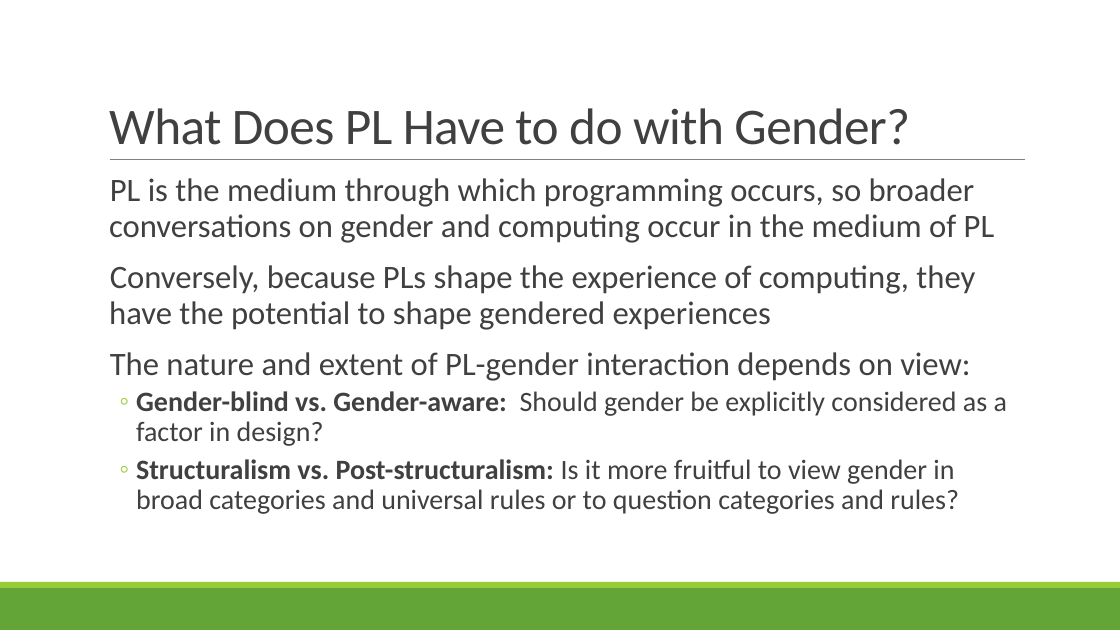
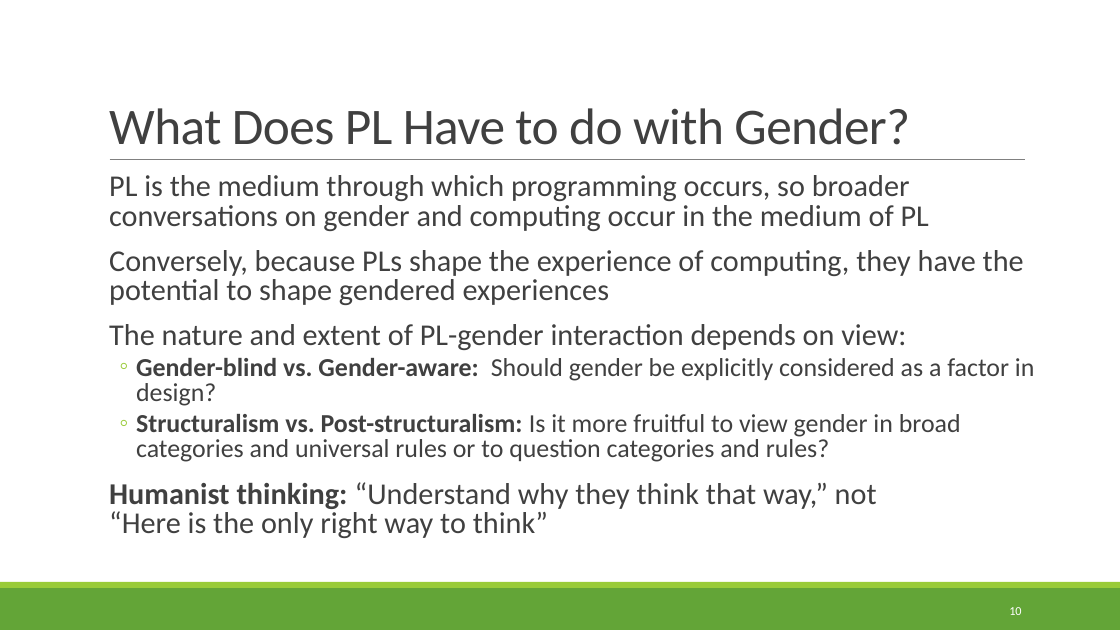
Before and after one commit to rbohrer/pl-course, a slide deck: slide 10 of LectureSlides/10GenderDisability.pptx (slide 8 before the commit). Drawn at 1120x630 pixels with LibreOffice and Linux fonts; fonts in the diff are those of the drawing. Boxes give left, top, right and bottom in pixels: in the first picture for what was removed or moved away, otherwise in the second. Text is boxed around its words. In the diff, an @@ line names an element or a change of style, - is before the commit and + after.

```diff
--- a/LectureSlides/10GenderDisability.pptx
+++ b/LectureSlides/10GenderDisability.pptx
@@ text at (109,175,1035,462): size 28 to 25.9 pt in "PL is the medium through which programming ...", "Conversely, because PLs shape the experience of ...", "The nature and extent of PL-gender interaction ..."; size 24 to 22.2 pt in "Gender-blind vs. Gender-aware: Should gender be explicitly ...", "Structuralism vs. Post-structuralism: Is it more fruitful ..."; line spacing 0.9 to 0.8 @@
@@ text at (109,482,877,538): paragraph added @@
+  Humanist thinking: “Understand why they think that way,” not
+  “Here is the only right way to think”
@@ page number added at (1009,607,1021,615), 10.5 pt, text #FFFFFF @@
+10
```
Also in this commit, not shown: 49 other slides changed, 5 slides added.
